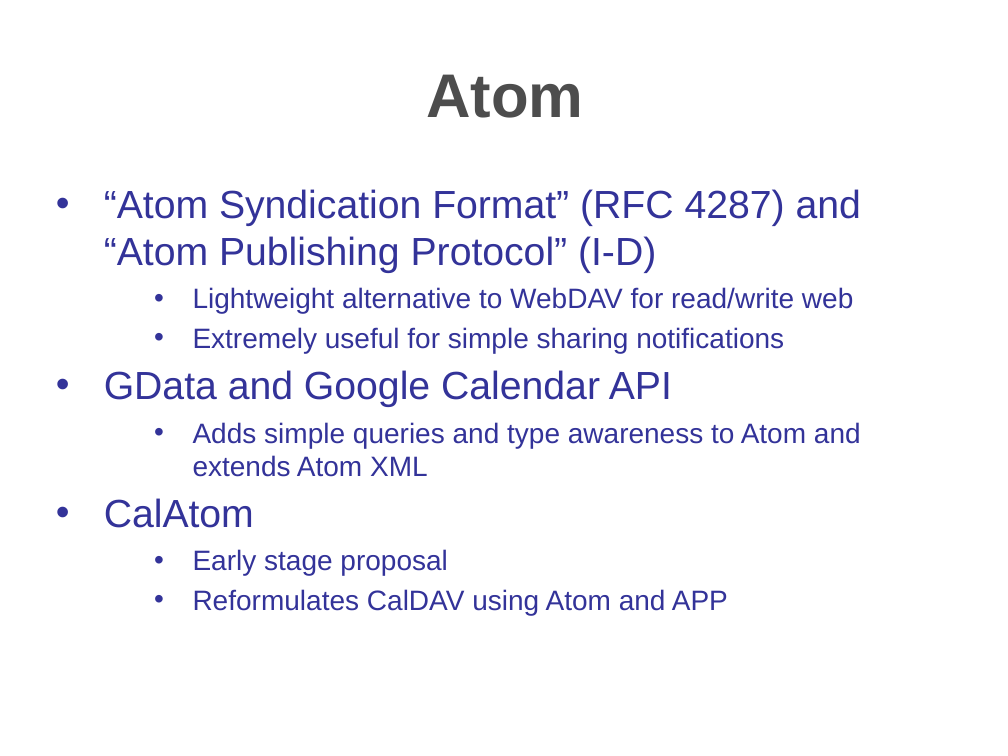
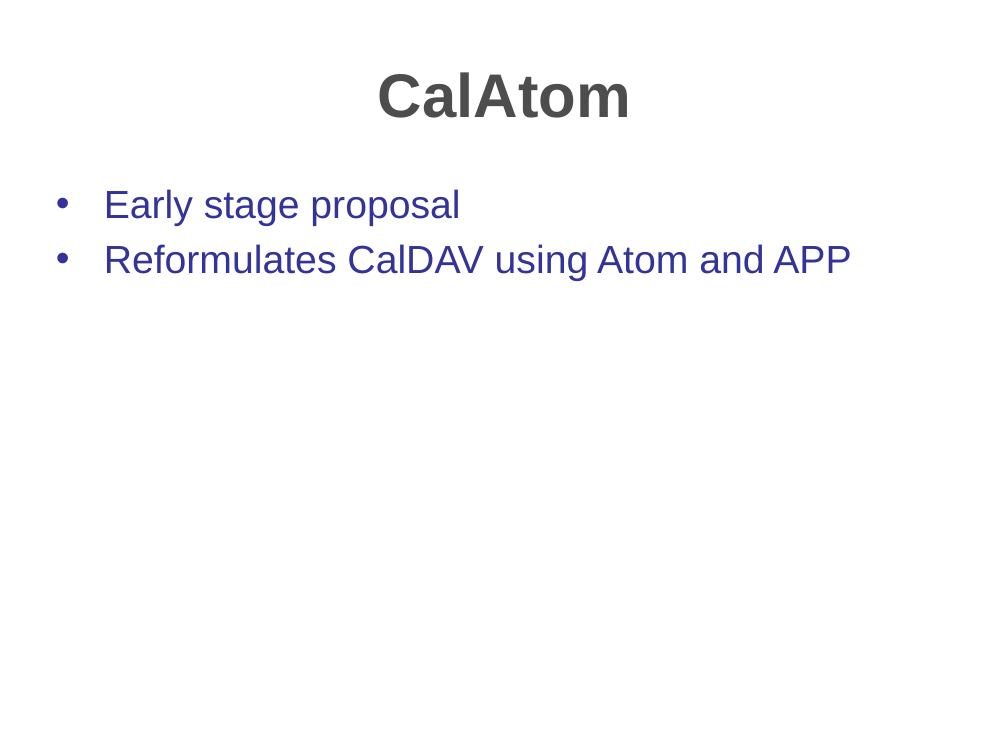
Before and after one commit to hzbarcea/cosmo, a slide deck: slide 17 of src/docs/presentations/apachecon2006.ppt (slide 23 before the commit). Drawn at 1008x756 pixels with LibreOffice and Linux fonts; fonts in the diff are those of the drawing; background and template pictures are left out. Boxes give left, top, right and bottom in pixels: in the first picture for what was removed or moved away, otherwise in the second. Text is boxed around its words. In the diff, an @@ line names an element or a change of style, - is before the commit and + after.

```diff
--- a/src/docs/presentations/apachecon2006.ppt
+++ b/src/docs/presentations/apachecon2006.ppt
@@ title at (x1=378, y1=72, x2=631, y2=118): text changed @@
-Atom
+CalAtom
@@ text "Early stage proposal" at (x1=104, y1=189, x2=851, y2=281): size 20 to 28 pt; list level 3 to 1 in "Early stage proposal"; line spacing 23.4pt to 33.2pt; list level 3 to 1 in "Reformulates CalDAV using Atom and ..." @@
@@ text at (x1=104, y1=189, x2=861, y2=528): paragraphs removed @@
-• “Atom Syndication Format” (RFC 4287) and “Atom Publishing Protocol” (I-D)
-    • Lightweight alternative to WebDAV for read/write web
-    • Extremely useful for simple sharing notifications
-• GData and Google Calendar API
-    • Adds simple queries and type awareness to Atom and extends Atom XML
-• CalAtom
```
Also in this commit, not shown: 23 other slides changed, 5 slides added, 5 slides removed.
